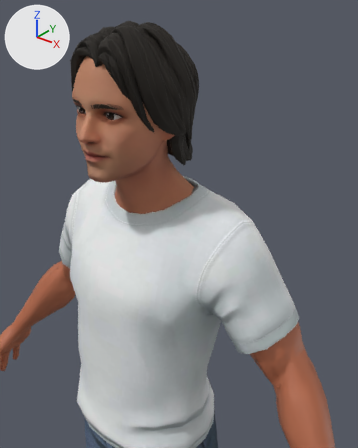
The glTF model public/models/david.glb, before and after one commit.
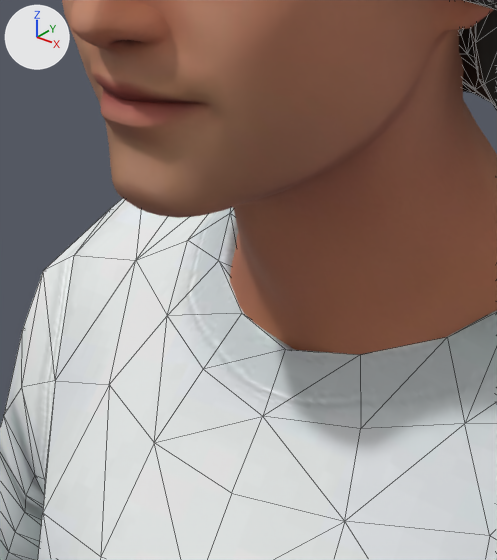
Old and new are each drawn from a 50 mm camera at (0.583, -0.626, 1.905) aimed at (0.128, -0.057, 1.552) and again close up on the part from 17% to 49% of the width and 30% to 58% of the height. Lighting does not change. The marker at upper left points along +X, +Y and +Z. The close-ups show mesh edges as thin lines. Vertices at the same position are counted once.

The older version as bpy lines, for what is in view:
```python
me_wolf3d_head = bpy.data.meshes.new('Wolf3D_Head')
me_wolf3d_head.from_pydata(...)  # 2060 vertices, 4094 faces; spans x -0.096..0.096, y -0.14..0.087, z 1.521..1.833
me_wolf3d_head.materials.append(mat_wolf3d_skin)  # picture img_basecolor_001
me_wolf3d_outfit_top = bpy.data.meshes.new('Wolf3D_Outfit_Top')
me_wolf3d_outfit_top.from_pydata(...)  # 418 vertices, 832 faces; spans x -0.297..0.297, y -0.151..0.141, z 1.031..1.57
me_wolf3d_outfit_top.materials.append(mat_wolf3d_outfit_top)
me_wolf3d_teeth = bpy.data.meshes.new('Wolf3D_Teeth')
me_wolf3d_teeth.from_pydata(...)  # 77 vertices, 100 faces; spans x -0.0281..0.0281, y -0.1185..-0.0513, z 1.6428..1.6786
me_wolf3d_teeth.materials.append(mat_wolf3d_teeth)  # picture img_wolf3d_teeth
ob_wolf3d_head = bpy.data.objects.new('Wolf3D_Head', me_wolf3d_head)
ob_wolf3d_head.location = (0.0, 0.0, 0.0)
ob_wolf3d_outfit_top = bpy.data.objects.new('Wolf3D_Outfit_Top', me_wolf3d_outfit_top)
ob_wolf3d_outfit_top.location = (0.0, 0.0, 0.0)
ob_wolf3d_teeth = bpy.data.objects.new('Wolf3D_Teeth', me_wolf3d_teeth)
ob_wolf3d_teeth.location = (0.0, 0.0, 0.0)
# also in view: 'Wolf3D_Hair' at (-0.001, -0.01, 1.732)
```
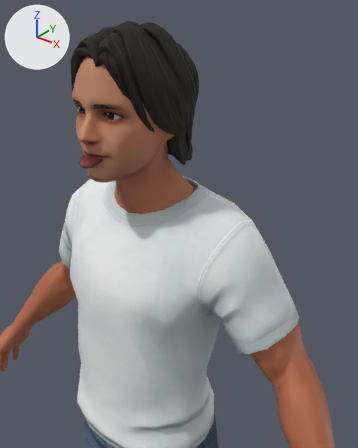
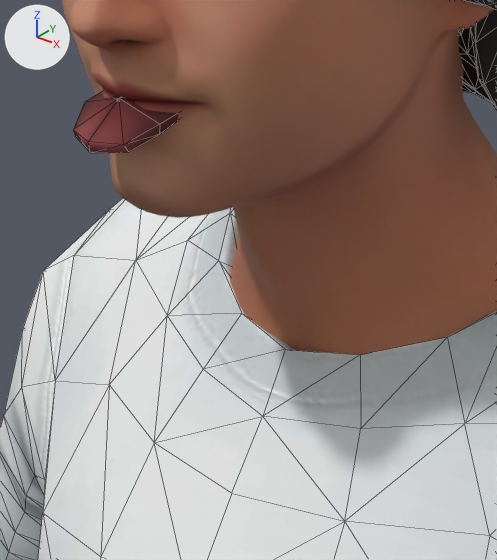
The newer file adds a shape key; the second version is drawn at full value of the shape key 'tongueOut' of 'Wolf3D_Teeth', and the change is written as the vertex moves it makes.

Changed parts and their boxes [x1, y1, x2, y2] in the close-ups (497 x 560 px):
'Wolf3D_Teeth', reshaped (not visible before): after [73, 91, 178, 153]

What the commit changed:
me_wolf3d_teeth is used by ob_wolf3d_teeth; location (0.0, 0.0, 0.0).
me_wolf3d_teeth had 77 vertices, 100 faces and spanned x -0.0281..0.0281, y -0.1185..-0.0513, z 1.6428..1.6786.
me_wolf3d_teeth now has 77 vertices, 100 faces and spans x -0.0281..0.0281, y -0.1398..-0.0761, z 1.6427..1.6786.
me_wolf3d_teeth part 1: 17 of 77 vertices moved; they spanned x -0.0204..0.0204, y -0.1027..-0.0513, z 1.6546..1.6662 and now span x -0.0204..0.0204, y -0.1398..-0.0843, z 1.6427..1.6656; mean shift (0.0, -0.0373, -0.0065); largest move (0.0, -0.0808, 1.6651) -> (0.0, -0.1237, 1.6594).
